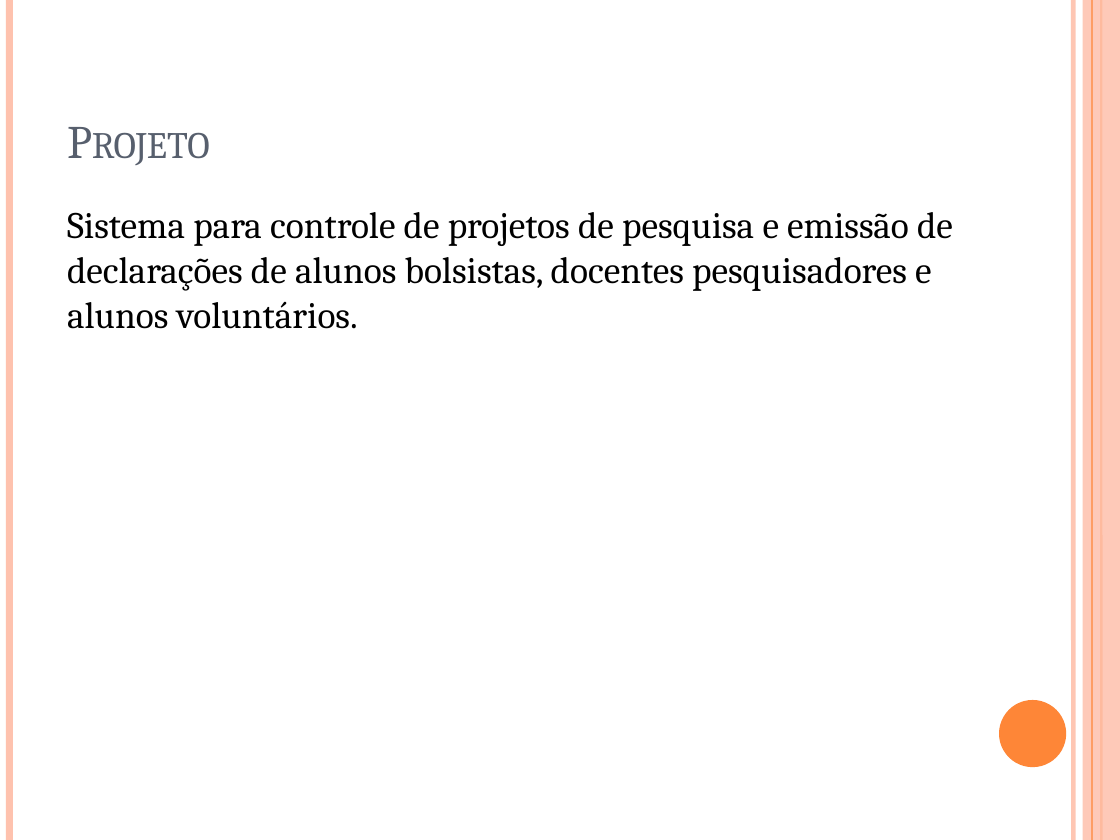
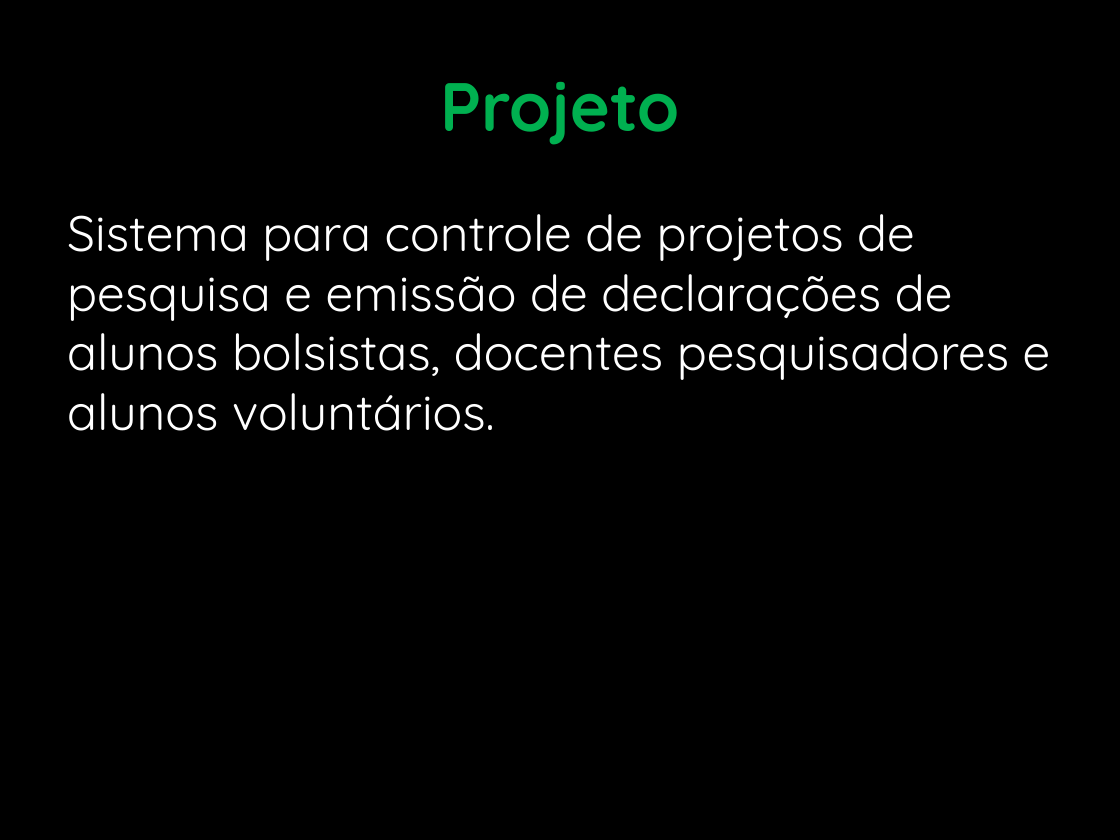
Before and after one commit to ClarkCouto/SGPP, a slide deck: slide 3 of Documentacao/CMD - Sprint 1.pptx. Drawn at 1120x840 pixels with LibreOffice and Linux fonts; fonts in the diff are those of the drawing. Boxes give left, top, right and bottom in pixels: in the first picture for what was removed or moved away, otherwise in the second. Text is boxed around its words. In the diff, an @@ line names an element or a change of style, - is before the commit and + after.

```diff
--- a/Documentacao/CMD - Sprint 1.pptx
+++ b/Documentacao/CMD - Sprint 1.pptx
@@ background #FFFFFF to #000000 @@
@@ line removed from (9, 0) to (9, 840) @@
@@ line removed from (1073, 0) to (1073, 840) @@
@@ rectangle removed at (1083, 0, 1120, 840) @@
@@ line removed from (1092, 0) to (1092, 840) @@
@@ line removed from (1101, 0) to (1101, 840) @@
@@ title "Projeto" at (440, 82, 680, 145): size 30 to 44 pt, font Cambria to Quicksand, text colour #575F6D to #00B050, bold on, small capitals off; alignment left to centre; vertical alignment bottom to middle @@
@@ text "Sistema para controle de projetos ..." at (67, 214, 1051, 431): size 24 to 32 pt, font Cambria to Quicksand, text colour #000000 to #FFFFFF @@
@@ ellipse removed at (999, 700, 1066, 767) @@
```
Also in this commit, not shown: 6 other slides changed, 1 slide added.
